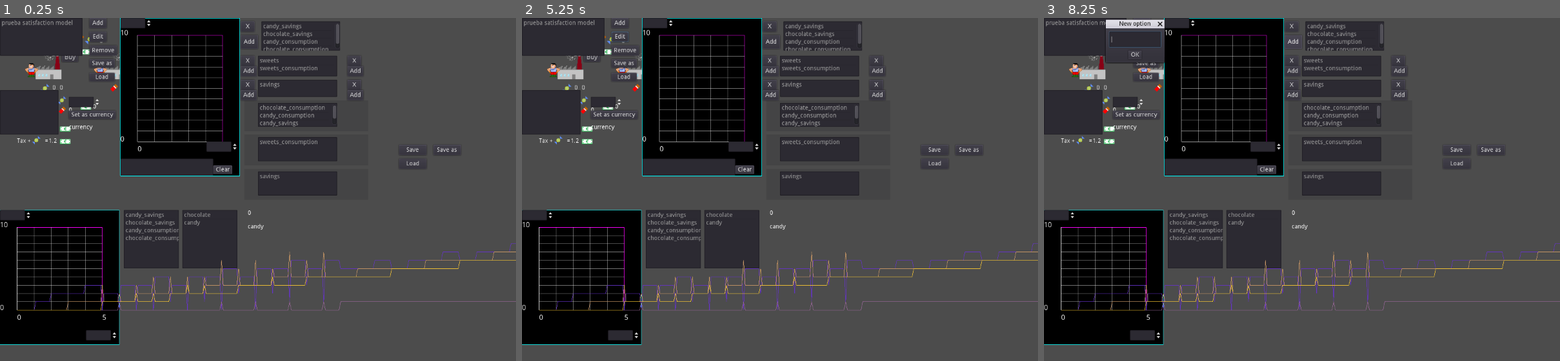
Above: before the commit, frames 1-3 (left to right).
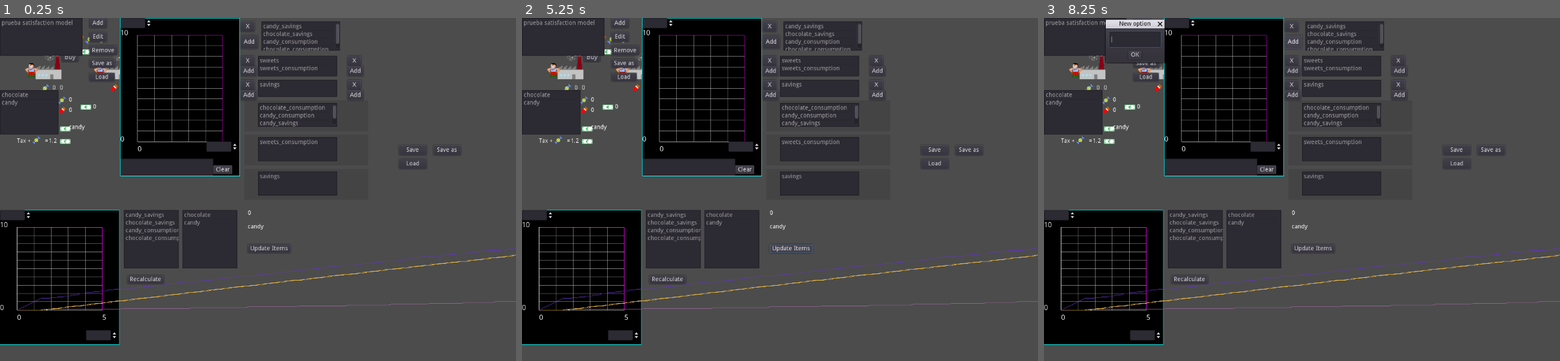
Above: after the commit, the same moments.

Repository: carlostgit/Fiat2
Game: Godot game, scene res://Fiat.tscn
Two runs of this game, one before a commit and one after it. Both use one fixed random seed, a clock stepped at 60 frames per second and the inputs below.
Inputs (mouse positions are in pixels of both pictures, inside the frame that each line leads up to):
- Up to frame 1 (0.25 s): no input
- Up to frame 2 (5.25 s): click "Produce" at 0.5 s; click "Send products to market" at 1.25 s; click "Send money to market" at 2 s; click "Buy" at 2.75 s; click "Edit" at 3.5 s; click (666, 278) at 4.25 s, where only the run after the commit has a clickable "Recalculate"; click (790, 247) at 5 s, where only the run after the commit has a clickable "Update Items"
- Up to frame 3 (8.25 s): click "Create money" at 5.75 s; click "Calculate prices" at 6.5 s; click "Buy" at 7.25 s; click "Add" at 8 s

The runs differ from the first frame. In frame 1, 2.0% of the frame differs, in the area x 0-100%, y 21-86%; in frame 2, 2.0%, in the area x 0-100%, y 3-86%; in frame 3, 2.0%.

Commit message:
Avanzo en PriceCalculationTesterScene

Diff:
--- a/Fiat.tscn
+++ b/Fiat.tscn
@@ -236,17 +236,17 @@
 
 [node name="Globals" type="Node" parent="."]
 script = ExtResource( 11 )
+[connection signal="pressed" from="ProduceButton" to="Factory2" method="_on_ProduceButton_pressed"]
 [connection signal="pressed" from="ProduceButton" to="Factory" method="_on_ProduceButton_pressed"]
-[connection signal="pressed" from="ProduceButton" to="Factory2" method="_on_ProduceButton_pressed"]
 [connection signal="pressed" from="CreateMoney" to="Government" method="_on_CreateMoney_pressed"]
+[connection signal="pressed" from="SendProductsToMarketButton" to="Factory2" method="_on_SendProductsToMarketButton_pressed"]
 [connection signal="pressed" from="SendProductsToMarketButton" to="Factory" method="_on_SendProductsToMarketButton_pressed"]
-[connection signal="pressed" from="SendProductsToMarketButton" to="Factory2" method="_on_SendProductsToMarketButton_pressed"]
+[connection signal="pressed" from="SendMoneyToMarketButton" to="Government" method="_on_SendMoneyToMarketButton_pressed"]
+[connection signal="pressed" from="SendMoneyToMarketButton" to="Factory2" method="_on_SendMoneyToMarketButton_pressed"]
 [connection signal="pressed" from="SendMoneyToMarketButton" to="Factory" method="_on_SendMoneyToMarketButton_pressed"]
-[connection signal="pressed" from="SendMoneyToMarketButton" to="Factory2" method="_on_SendMoneyToMarketButton_pressed"]
-[connection signal="pressed" from="SendMoneyToMarketButton" to="Government" method="_on_SendMoneyToMarketButton_pressed"]
 [connection signal="pressed" from="CalculatePrices" to="Shop" method="_on_CalculatePrices_pressed"]
+[connection signal="pressed" from="BuyButton" to="Government" method="_on_BuyButton_pressed"]
+[connection signal="pressed" from="BuyButton" to="Factory2" method="_on_BuyButton_pressed"]
 [connection signal="pressed" from="BuyButton" to="Factory" method="_on_BuyButton_pressed"]
-[connection signal="pressed" from="BuyButton" to="Factory2" method="_on_BuyButton_pressed"]
-[connection signal="pressed" from="BuyButton" to="Government" method="_on_BuyButton_pressed"]
 [connection signal="pressed" from="Government/Buy" to="Government" method="_on_Buy_pressed"]
 [connection signal="signal_tax_rate_changed" from="Globals" to="Government" method="_on_Globals_signal_tax_rate_changed"]
--- a/PriceCalculation/PriceCalculationTesterScene.tscn
+++ b/PriceCalculation/PriceCalculationTesterScene.tscn
@@ -163,6 +163,23 @@
 margin_bottom = 24.0
 min_value = 5.0
 value = 5.0
+
+[node name="RecalculateButton" type="Button" parent="TradeTesterScene"]
+margin_left = 296.0
+margin_top = 152.0
+margin_right = 381.0
+margin_bottom = 172.0
+text = "Recalculate"
+__meta__ = {
+"_edit_use_anchors_": false
+}
+
+[node name="Button" type="Button" parent="TradeTesterScene"]
+margin_left = 576.0
+margin_top = 80.0
+margin_right = 676.0
+margin_bottom = 100.0
+text = "Update Items"
 
 [node name="PricesEditor" type="Control" parent="."]
 margin_left = 8.0
@@ -211,3 +228,8 @@
 [connection signal="item_selected" from="TradeTesterScene/OptionsItemList" to="TradeTesterScene" method="_on_OptionsItemList_item_selected"]
 [connection signal="value_changed" from="TradeTesterScene/Plotter/XMaxSpinBox" to="TradeTesterScene" method="_on_XMaxSpinBox_value_changed"]
 [connection signal="value_changed" from="TradeTesterScene/Plotter/YMaxSpinBox" to="TradeTesterScene" method="_on_YMaxSpinBox_value_changed"]
+[connection signal="pressed" from="TradeTesterScene/RecalculateButton" to="TradeTesterScene" method="_on_RecalculateButton_pressed"]
+[connection signal="pressed" from="TradeTesterScene/Button" to="TradeTesterScene" method="_on_Button_pressed"]
+[connection signal="item_selected" from="PricesEditor/ProductItemList" to="PricesEditor" method="_on_ProductItemList_item_selected"]
+[connection signal="value_changed" from="PricesEditor/PriceSpinBox" to="PricesEditor" method="_on_PriceSpinBox_value_changed"]
+[connection signal="pressed" from="PricesEditor/SetCurrencyButton" to="PricesEditor" method="_on_SetCurrencyButton_pressed"]
--- a/PriceCalculation/Prices.gd
+++ b/PriceCalculation/Prices.gd
@@ -34,6 +34,11 @@
 func set_amount_of_product(product_arg:String, price_arg:float)->void:
 	if _products.has(product_arg):
 		_amounts_dict[product_arg]=price_arg
+
+func set_price_of_product(product_arg:String, price_arg:float)->void:
+	var amount_of_currency:float = _amounts_dict[_currency]
+	if _products.has(product_arg):
+		_amounts_dict[product_arg]=amount_of_currency*price_arg
 
 func get_price_of_product(product_arg:String)->float:
 	var amount_of_currency:float = _amounts_dict[_currency]
--- a/PriceCalculation/PricesEditor.gd
+++ b/PriceCalculation/PricesEditor.gd
@@ -8,9 +8,41 @@
 
 # Called when the node enters the scene tree for the first time.
 func _ready():
-	pass # Replace with function body.
+	$PriceSpinBox.hide()
+	$SetCurrencyButton.hide()
+
+	for product in Prices.get_products():
+		$ProductItemList.add_item(product)
+
+	$CurrencyLabel.set_text(Prices.get_currency())
 
 
 # Called every frame. 'delta' is the elapsed time since the previous frame.
 #func _process(delta):
 #	pass
+
+
+func _on_ProductItemList_item_selected(index):
+	$PriceSpinBox.show()
+	$SetCurrencyButton.show()
+	var product:String = $ProductItemList.get_item_text(index)
+	var price:float = Prices.get_price_of_product(product)
+	$PriceSpinBox.disconnect("value_changed",self,"_on_PriceSpinBox_value_changed")
+	$PriceSpinBox.set_value(price)
+	$PriceSpinBox.connect("value_changed",self,"_on_PriceSpinBox_value_changed")
+
+
+func _on_SetCurrencyButton_pressed():
+	var selected_items:Array = $ProductItemList.get_selected_items()
+	if selected_items.size() > 0:
+		var index:int = selected_items.front()
+		var product:String = $ProductItemList.get_item_text(index)
+		Prices.set_currency(product)
+		$CurrencyLabel.set_text(Prices.get_currency())
+
+func _on_PriceSpinBox_value_changed(value):
+	var selected_items:Array = $ProductItemList.get_selected_items()
+	if selected_items.size() > 0:
+		var index:int = selected_items.front()
+		var product:String = $ProductItemList.get_item_text(index)
+		Prices.set_price_of_product(product,value)
--- a/PriceCalculation/TradeCalculator.gd
+++ b/PriceCalculation/TradeCalculator.gd
@@ -67,11 +67,15 @@
 
 	return combination_diff
 
-func calculate_best_combidict(money_arg:float)->Dictionary:
-#	Debería hacer una versión de este método, que solo recorriese una lista de combinaciones precalculadas
+func calculate_best_combidict_for_each_budget(max_budget_arg:float,step_length_arg:float=1.0)->Dictionary:
+	#	Debería hacer una versión de este método, que solo recorriese una lista de combinaciones precalculadas
+
+#	Prueba
+	var combination_for_each_step:Dictionary = {}
+#
 
 #	var best_combination:Dictionary = {}
-	var step_length:float = 1.0
+	var step_length:float = step_length_arg
 
 #	var products:Array = Prices.get_products()
 	var options:Array = _satisfaction_calculator.get_options()
@@ -79,7 +83,7 @@
 	for option in options:
 		combination[option] = 0
 
-	var left_money:float = money_arg
+	var left_money:float = max_budget_arg
 
 #	var best_next_combination:Dictionary = combination.duplicate()
 	var count = 0
@@ -132,6 +136,89 @@
 		left_money -= best_product_price
 		combination = best_product_combination
 		best_previous_satisfaction = best_product_satisfaction
+
+#		Prueba:
+		combination_for_each_step[max_budget_arg-left_money]=best_product_combination
+#
+
+		count += 1
+
+	return combination_for_each_step
+
+func calculate_best_combidict(money_arg:float)->Dictionary:
+#	Debería hacer una versión de este método, que solo recorriese una lista de combinaciones precalculadas
+
+#	Prueba
+#	var combination_for_each_step:Dictionary = combination_for_each_step_arg
+#
+
+#	var best_combination:Dictionary = {}
+	var step_length:float = 1.0
+
+#	var products:Array = Prices.get_products()
+	var options:Array = _satisfaction_calculator.get_options()
+	var combination:Dictionary = {}
+	for option in options:
+		combination[option] = 0
+
+	var left_money:float = money_arg
+
+#	var best_next_combination:Dictionary = combination.duplicate()
+	var count = 0
+	var best_previous_satisfaction = 0.0
+	while true:
+#		print ("left money: "+ str(left_money))
+		var end_calculating = false
+		var best_product_combination:Dictionary = {}
+		var best_product_satisfaction = 0.0
+		var best_product_price = 0.0
+		var best_increment_of_satisfaction_for_price:float = 0.0
+#		print("count :"+str(count))
+		var product_found = false
+		for option in options:
+			var trying_combination:Dictionary = combination.duplicate()
+			trying_combination[option] += step_length
+			var satisfaction_of_trying_combination:float = _satisfaction_calculator.calculate_satisf_of_combidict(trying_combination)
+
+			var increment_of_satisfaction:float = satisfaction_of_trying_combination - best_previous_satisfaction
+
+			var product:String = _satisfaction_calculator.get_product_from_option(option)
+
+			var price = Prices.get_price_of_product(product)*step_length
+
+#			print("product: "+ product)
+#			print("satisf: "+ str(satisfaction_of_trying_combination))
+
+			if price<=left_money and increment_of_satisfaction > 0.0:
+				product_found = true
+
+#				var satisfacton_of_trying_combination_for_price = satisfaction_of_trying_combination/price
+				var increment_of_satisfaction_for_price:float = increment_of_satisfaction/price
+#				print("satisf/price: "+ str(satisfacton_of_trying_combination_for_price))
+#				print("satisf/price: "+ str(increment_of_satisfaction_for_price))
+#				print("product: "+ product)
+#				print(trying_combination)
+#				print ("increment of satisf for price: " + str(increment_of_satisfaction_for_price))
+
+				if increment_of_satisfaction_for_price > best_increment_of_satisfaction_for_price:
+					best_product_satisfaction = satisfaction_of_trying_combination
+					best_product_combination = trying_combination
+					best_product_price = price
+					best_increment_of_satisfaction_for_price = increment_of_satisfaction_for_price
+
+
+		if false==product_found:
+
+			break
+
+		left_money -= best_product_price
+		combination = best_product_combination
+		best_previous_satisfaction = best_product_satisfaction
+
+#		Prueba:
+#		combination_for_each_step[money_arg-left_money]=best_product_combination
+#
+
 		count += 1
 
 	if left_money > 0:
--- a/PriceCalculation/TradeTesterScene.gd
+++ b/PriceCalculation/TradeTesterScene.gd
@@ -27,19 +27,14 @@
 	_satisfaction_calculator_ref = satisf_calculator_arg
 	self.name_of_model = name_arg
 
+	_trade_calculator = TradeCalculator.new(_satisfaction_calculator_ref)
+
 #	He creado un _init en SatisfactionCalculator, que hace de constructor de copia
 #	_satisfaction_calculator_copy = SatisfactionCalculator.new(satisf_calculator_arg)
-	for product in _satisfaction_calculator_ref.get_products():
-		$ProductsItemList.add_item(product)
+	update_items()
 
-	for option in _satisfaction_calculator_ref.get_options():
-		$OptionsItemList.add_item(option)
 
-	$CurrencyLabel.set_text(Prices.get_currency())
-
-	_trade_calculator = TradeCalculator.new(_satisfaction_calculator_ref)
-
-	draw_test()
+	draw_test2()
 
 func _on_OptionsItemList_item_selected(index):
 #	Selecciono el producto asociado
@@ -67,7 +62,7 @@
 		option_info[option]=Array()
 
 	var i:float = 0
-	var step:float = 0.1
+	var step:float = 1.0
 	while  i <= max_amount_of_money_arg:
 
 		var money_quant:float = i
@@ -94,6 +89,42 @@
 		$Plotter.add_point_group(option_idx, option_info[option_text], color, option_text)
 
 
+func draw_test2(max_amount_of_money_arg:float=50.0):
+
+	var option_info:Dictionary = {}
+	for option in _satisfaction_calculator_ref.get_options():
+		option_info[option]=Array()
+
+#	var i:float = 0
+	var step:float = 0.1
+	var best_combidict_for_each_step:Dictionary = _trade_calculator.calculate_best_combidict_for_each_budget(max_amount_of_money_arg,step)
+#	while  i <= max_amount_of_money_arg:
+	for i in best_combidict_for_each_step.keys():
+
+		var money_quant:float = i
+#		var best_combidict:Dictionary = _trade_calculator.calculate_best_combidict(money_quant)
+		var best_combidict:Dictionary = best_combidict_for_each_step[i]
+
+		for option in _satisfaction_calculator_ref.get_options():
+			var amount_of_option:float = 0
+			if best_combidict.has(option):
+				amount_of_option = best_combidict[option]
+			option_info[option].append(Vector2(money_quant,amount_of_option))
+
+		i+=step
+
+	var count:int = 0
+	for option_idx in $OptionsItemList.get_item_count():
+		count+=1
+		var option_text:String = $OptionsItemList.get_item_text(option_idx)
+
+		var red = float(count)/5.0+0.2
+		var green = float(count)/5.0+0.0
+		var blue = float(-count)/5.0+1.0
+		var color:Color = Color(red,green,blue)
+
+		$Plotter.add_point_group(option_idx, option_info[option_text], color, option_text)
+
 
 
 func _on_XMaxSpinBox_value_changed(value):
@@ -102,3 +133,23 @@
 
 func _on_YMaxSpinBox_value_changed(value):
 	$Plotter.set_max_y_axis_value(value)
+
+
+func _on_RecalculateButton_pressed():
+	draw_test2()
+
+func update_items():
+	$ProductsItemList.clear()
+	for product in _satisfaction_calculator_ref.get_products():
+		$ProductsItemList.add_item(product)
+
+	$OptionsItemList.clear()
+	for option in _satisfaction_calculator_ref.get_options():
+		$OptionsItemList.add_item(option)
+
+	$CurrencyLabel.set_text(Prices.get_currency())
+
+
+
+func _on_Button_pressed():
+	update_items()
